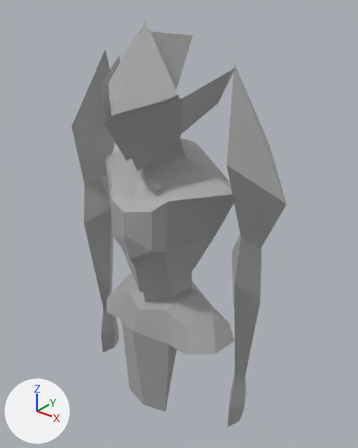
The FBX model Assets/Animations/Character/PlayerDashNEW.fbx, before and after one commit.
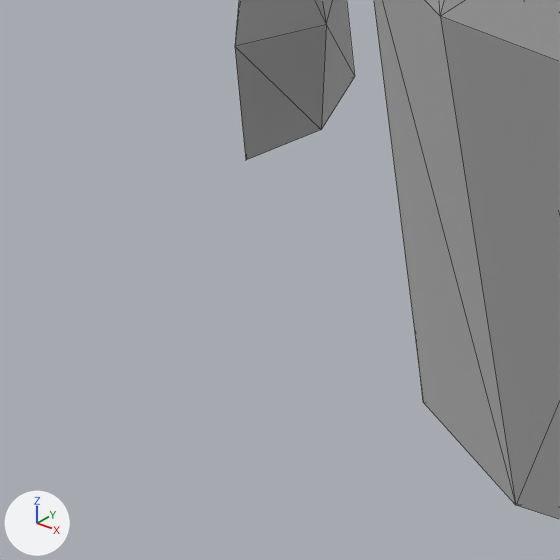
There are two pictures of each version: one whole from a camera (50 mm lens) standing at (1.203, -1.349, 2.11) and looking at (0.014, 0.136, 1.189), one close up on the part from 18% to 42% of the width and 73% to 92% of the height. Lighting does not change. The marker at lower left points along +X, +Y and +Z. The close-ups show mesh edges as thin lines.

The first close-up shows 'PlayerChar'.
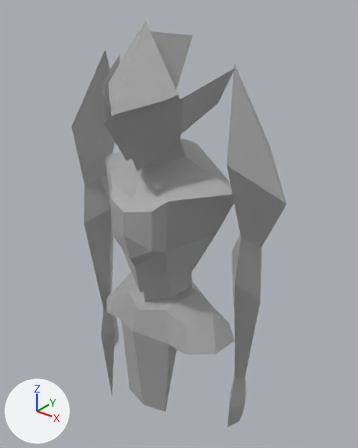
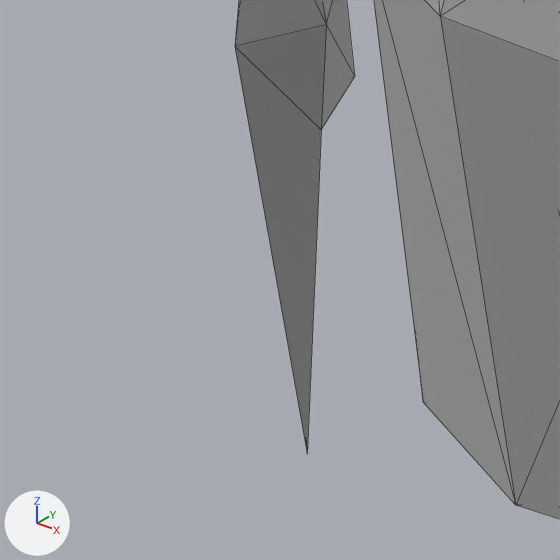
Location of each change, [x1, y1, x2, y2] in pixels of the close-ups (560 x 560 px; the box of a moved part takes in the faces that stretch with it):
part 1 of me_mesh, moved or reshaped
    before: [235, 47, 321, 160]
    after: [235, 47, 321, 451]

Diff of the bpy script that builds the scene:
```diff
--- a/Assets/Animations/Character/PlayerDashNEW.fbx.py
+++ b/Assets/Animations/Character/PlayerDashNEW.fbx.py
@@ me_mesh @@
 me_mesh.from_pydata(...)  # 171 vertices, 318 faces; spans x -0.53..0.53, y -0.27..0.24, z -0.23..1.44
 # used by ob_playerchar; location = (0.0, 0.0251, 0.5618)
-me_mesh.vertices[166].co = (-0.39, -0.02, -0.2)  # pixel (245, 160)
+# me_mesh part 1
+me_mesh.vertices[166].co = (-0.39, 0.02, -0.54)
 me_mesh.materials.append(mat_char)
```
